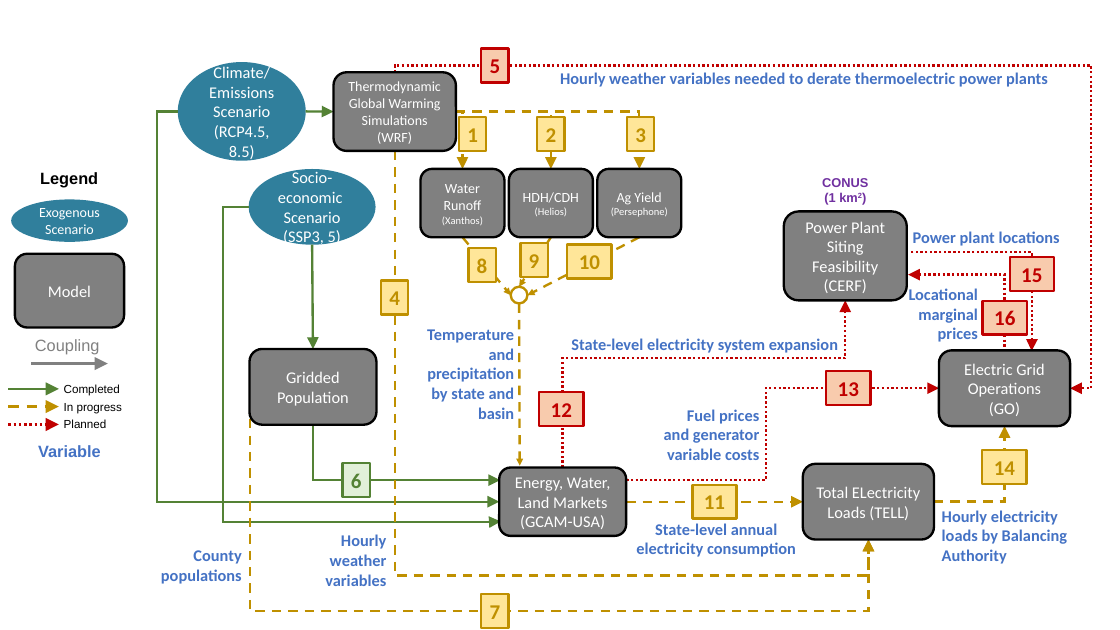
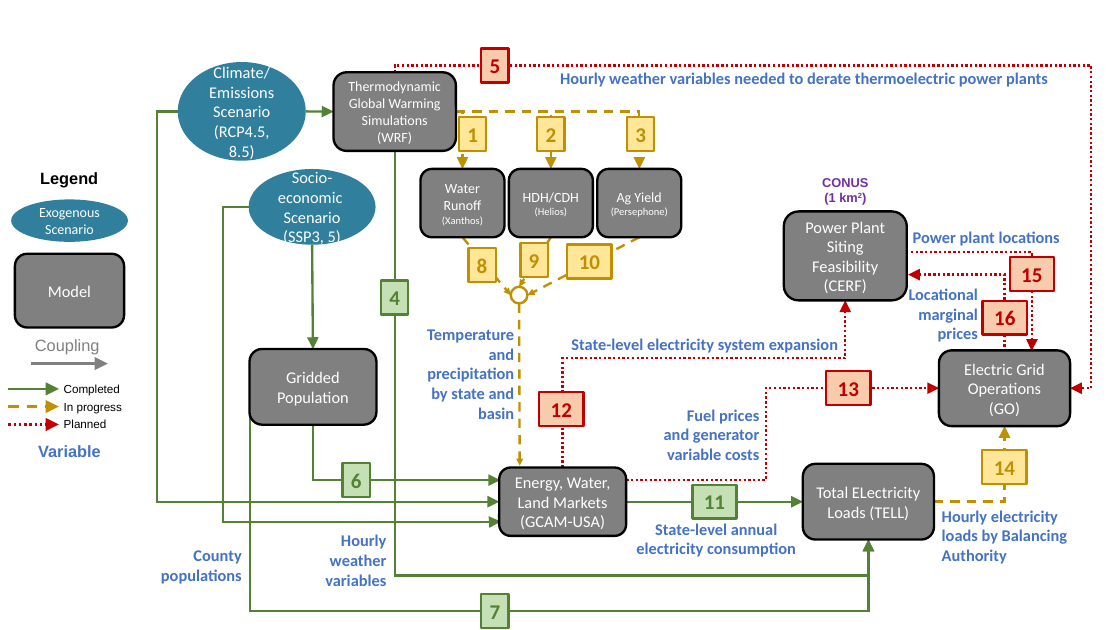
Before and after one commit to IMMM-SFA/exp_group_b, a slide deck: slide 1 of experiment_diagram/experiment-B-N6_interconnect.pptx. Drawn at 1120x630 pixels with LibreOffice and Linux fonts; fonts in the diff are those of the drawing. Boxes give left, top, right and bottom in pixels: in the first picture for what was removed or moved away, otherwise in the second. Text is boxed around its words. In the diff, an @@ line names an element or a change of style, - is before the commit and + after.

```diff
--- a/experiment_diagram/experiment-B-N6_interconnect.pptx
+++ b/experiment_diagram/experiment-B-N6_interconnect.pptx
@@ elbow arrow (395, 151) - (869, 539): stroke #BF9000 2 pt dashed to #548235 2 pt @@
@@ elbow arrow (250, 387) - (869, 539): stroke #BF9000 2 pt dashed to #548235 2 pt @@
@@ rectangle "6" at [343, 463, 371, 497]: fill #E2F0D9 to #C5E0B4 @@
@@ elbow arrow (626, 502) - (803, 502): stroke #BF9000 2 pt dashed to #548235 2 pt @@
@@ text colour #BF9000 to #548235; fill #FFE699 to #C5E0B4; outline #BF9000 2 pt to #548235 2 pt in 3 elements at [381, 281, 409, 314], [481, 594, 509, 628], [692, 485, 737, 518] @@
```
Also in this commit, not shown: 2 other files.
